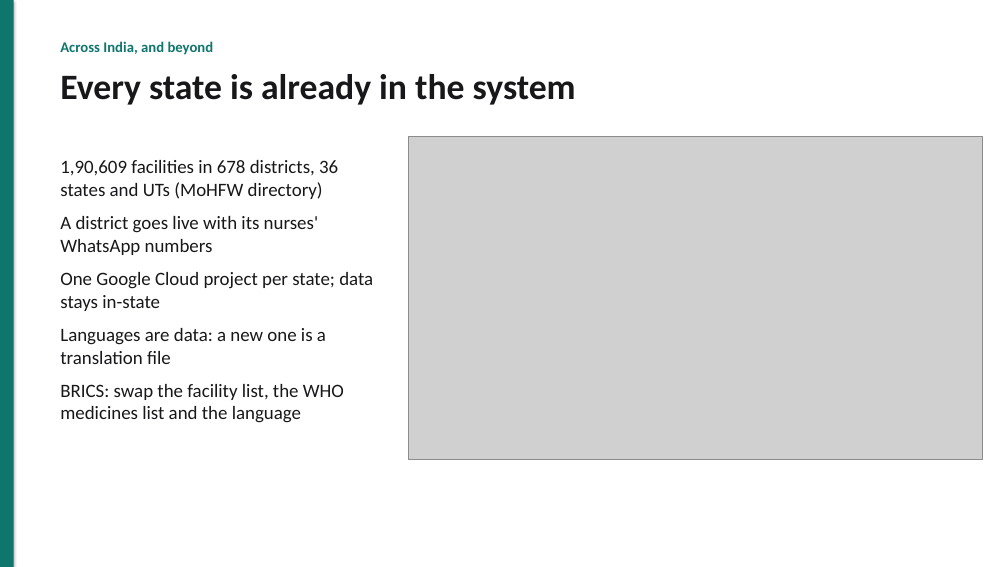
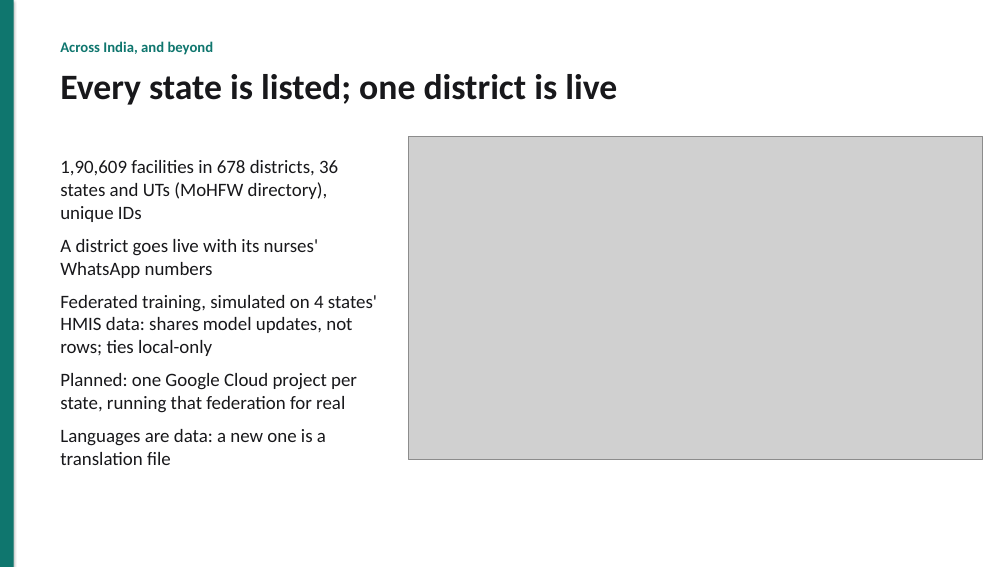
Before and after one commit to akshat333-debug/AushadhiNet, a slide deck: slide 10 of docs/pitch/AushadhiNet-pitch.pptx. Drawn at 1008x567 pixels with LibreOffice and Linux fonts; fonts in the diff are those of the drawing; grey boxes stand for pictures. Boxes give left, top, right and bottom in pixels: in the first picture for what was removed or moved away, otherwise in the second. Text is boxed around its words. In the diff, an @@ line names an element or a change of style, - is before the commit and + after.

```diff
--- a/docs/pitch/AushadhiNet-pitch.pptx
+++ b/docs/pitch/AushadhiNet-pitch.pptx
@@ text at (60,74,617,105): text changed @@
-Every state is already in the system
+Every state is listed; one district is live
@@ text at (60,160,338,222): text changed @@
-1,90,609 facilities in 678 districts, 36 states and UTs (MoHFW directory)
+1,90,609 facilities in 678 districts, 36 states and UTs (MoHFW directory), unique IDs
@@ text at (60,295,377,413): text changed @@
-One Google Cloud project per state; data stays in-state
+Federated training, simulated on 4 states' HMIS data: shares model updates, not rows; ties local-only
+Planned: one Google Cloud project per state, running that federation for real
@@ text at (60,384,344,423): paragraph removed @@
-BRICS: swap the facility list, the WHO medicines list and the language
```
Also in this commit, not shown: 3 other slides changed, 7 other files.
